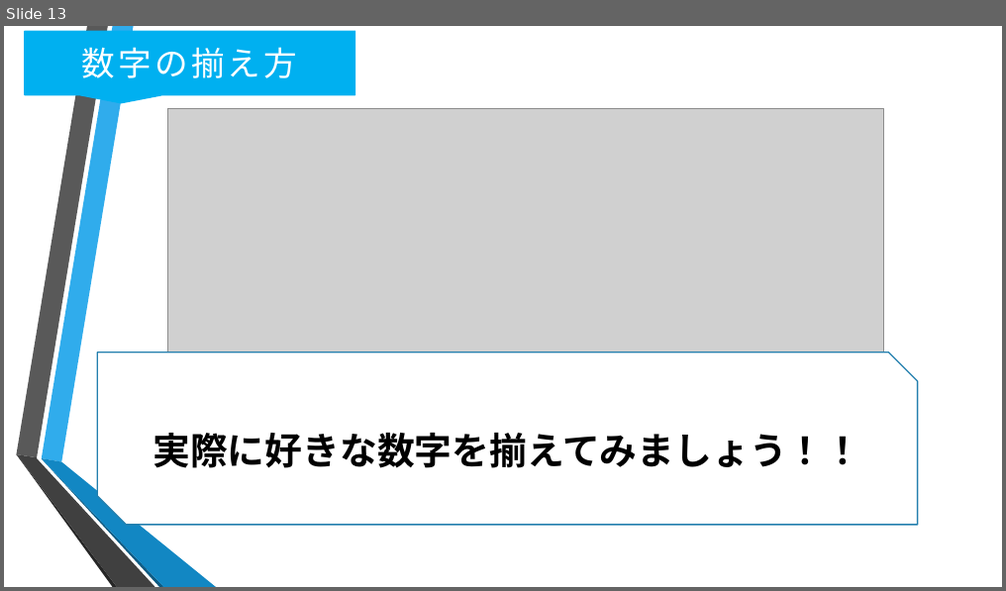
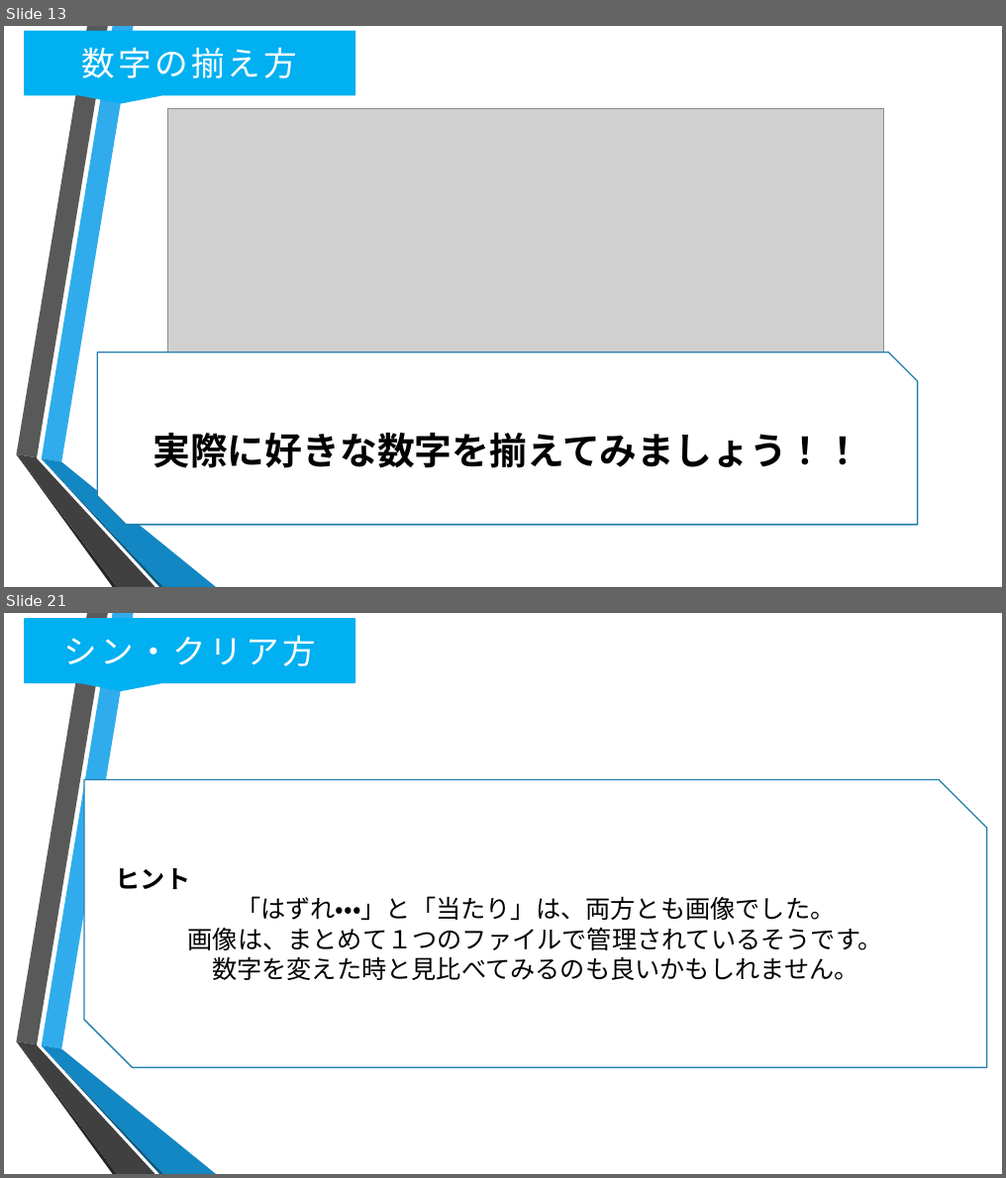
Before and after one commit to oono22/-, a slide deck: S-Learning Docment/S-Learn/狩り借り仮.pptx. Shown one above the other, each under a label of ours: slide 13 before the commit, slides 13 and 21 after it; the slides between them are not shown. The pictures are 1006x591 and 1006x1178 pixels, drawn with LibreOffice and Linux fonts; fonts in the diff are those of the drawing; grey boxes stand for pictures; background and template pictures are left out. Boxes give left, top, right and bottom in pixels: in the first picture for what was removed or moved away, otherwise in the second. Text is boxed around its words. In the diff, an @@ line names an element or a change of style, - is before the commit and + after.

```diff
--- a/S-Learning Docment/S-Learn/狩り借り仮.pptx
+++ b/S-Learning Docment/S-Learn/狩り借り仮.pptx
@@ slide 21 added at (4,613,1002,1174), background picture (left out); not listed: 6 template elements that a slide beside it also shows @@
@@ speech box added at (25,619,355,682), fill #00B0F0, outline #00B0F0 1.25 pt, 32 pt, text #FFFFFF @@
+シン・クリア方
@@ snip diag rect added at (84,780,987,1068), fill #FFFFFF, outline #247FAF 1.25 pt, 24 pt, text #000000 @@
+ヒント
+「はずれ・・・」と「当たり」は、両方とも画像でした。
+画像は、まとめて１つのファイルで管理されているそうです。
+数字を変えた時と見比べてみるのも良いかもしれません。
```
Also in this commit, not shown: 8 slides changed, 5 other slides added.
